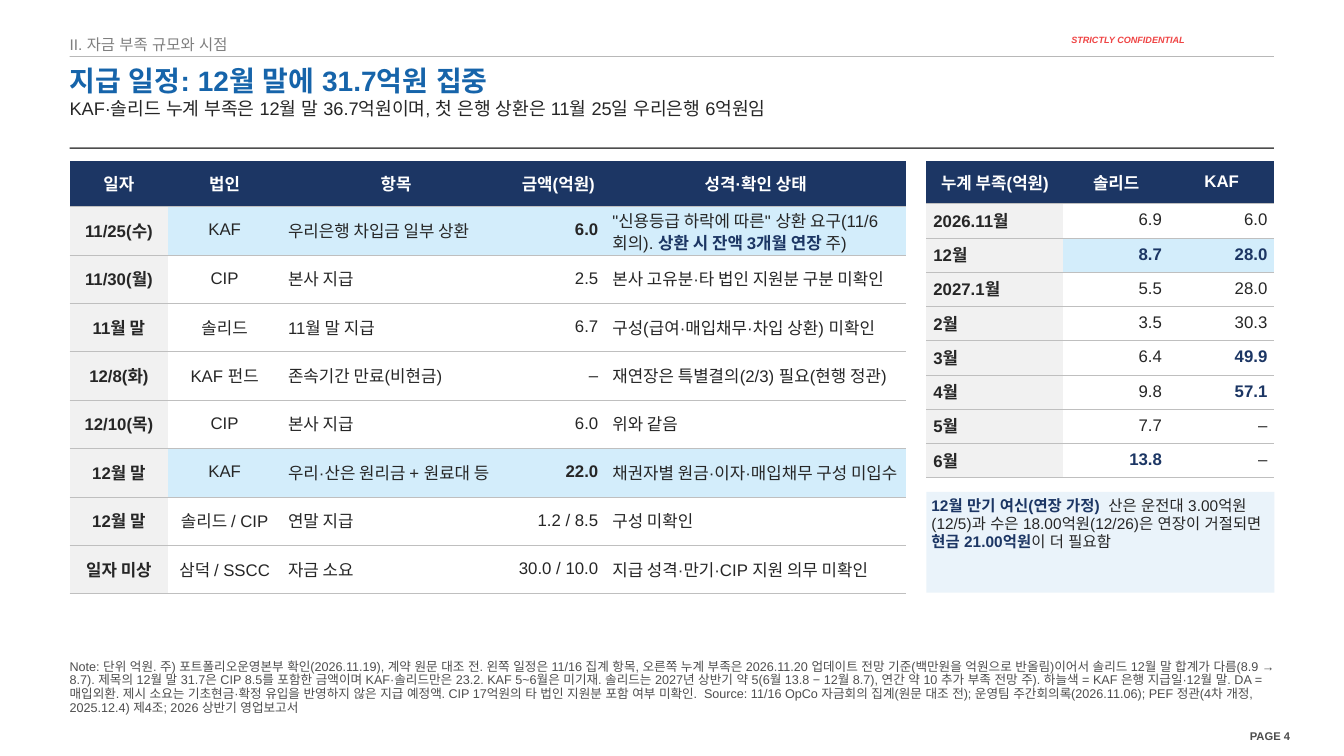
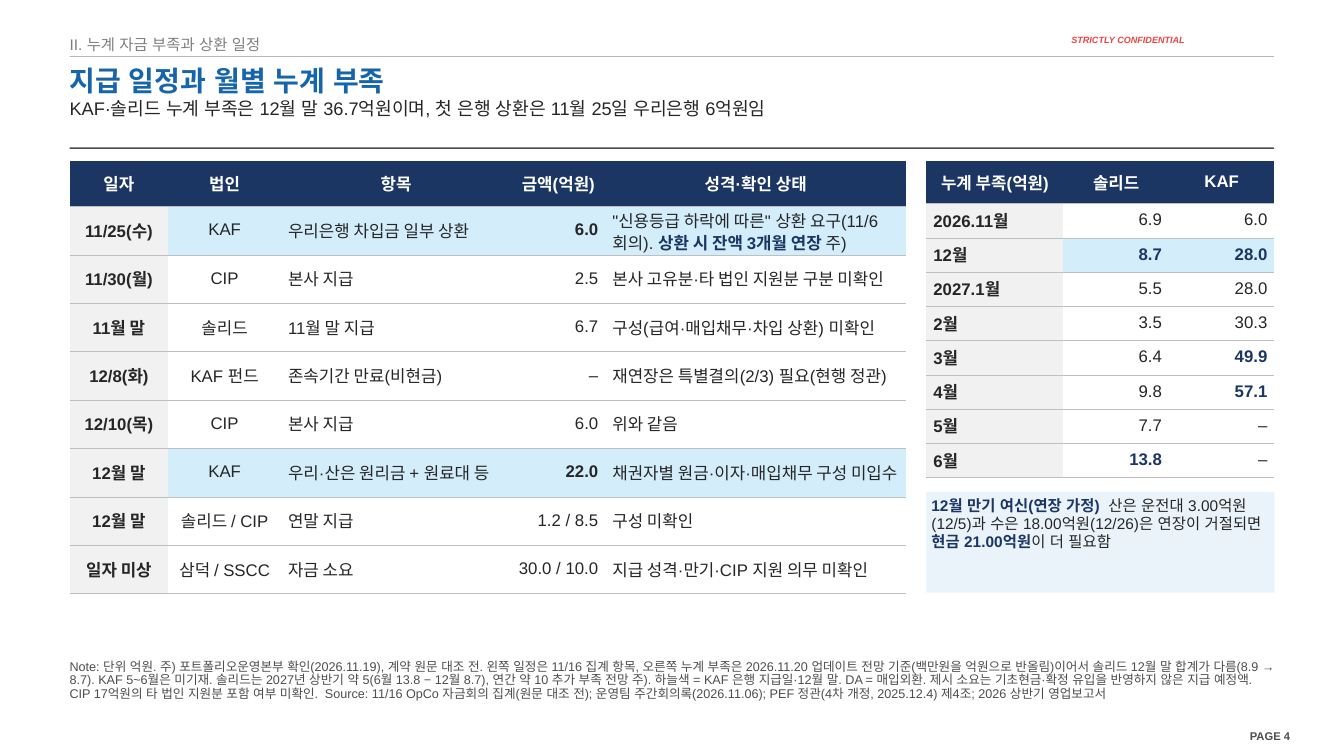
Before and after one commit to jogyesung/GS-Secretary, a slide deck: slide 4 of outputs/CIP_KAF_솔리드_자금조달차질_시나리오_20261120v5.pptx. Drawn at 1344x756 pixels with LibreOffice and Linux fonts; fonts in the diff are those of the drawing; background and template pictures are left out. Boxes give left, top, right and bottom in pixels: in the first picture for what was removed or moved away, otherwise in the second. Text is boxed around its words. In the diff, an @@ line names an element or a change of style, - is before the commit and + after.

```diff
--- a/outputs/CIP_KAF_솔리드_자금조달차질_시나리오_20261120v5.pptx
+++ b/outputs/CIP_KAF_솔리드_자금조달차질_시나리오_20261120v5.pptx
@@ text at [70, 37, 260, 51]: text changed @@
-II. 자금 부족 규모와 시점
+II. 누계 자금 부족과 상환 일정
@@ title at [70, 67, 385, 94]: text changed @@
-지급 일정: 12월 말에 31.7억원 집중
+지급 일정과 월별 누계 부족
@@ text at [70, 660, 1259, 701]: text changed @@
-Note: 단위 억원. 주) 포트폴리오운영본부 확인(2026.11.19), 계약 원문 대조 전. 왼쪽 일정은 11/16 집계 항목, 오른쪽 누계 부족은 2026.11.20 업데이트 전망 기준(백만원을 억원으로 반올림)이어서 솔리드 12월 말 합계가 다름(8.9 → 8.7). 제목의 12월 말 31.7은 CIP 8.5를 포함한 금액이며 KAF·솔리드만은 23.2. KAF 5~6월은 미기재. 솔리드는 2027년 상반기 약 5(6월 13.8 − 12월 8.7), 연간 약 10 추가 부족 전망 주). 하늘색 = KAF 은행 지급일·12월 말. DA = 매입외환. 제시 소요는 기초현금·확정 유입을 반영하지 않은 지급 예정액. CIP 17억원의 타 법인 지원분 포함 여부 미확인. Source: 11/16 OpCo 자금회의 집계(원문 대조 전); 운영팀 주간회의록(2026.11.06); PEF 정관(4차 개정, 2025.12.4) 제4조; 2026 상반기 영업보고서
+Note: 단위 억원. 주) 포트폴리오운영본부 확인(2026.11.19), 계약 원문 대조 전. 왼쪽 일정은 11/16 집계 항목, 오른쪽 누계 부족은 2026.11.20 업데이트 전망 기준(백만원을 억원으로 반올림)이어서 솔리드 12월 말 합계가 다름(8.9 → 8.7). KAF 5~6월은 미기재. 솔리드는 2027년 상반기 약 5(6월 13.8 − 12월 8.7), 연간 약 10 추가 부족 전망 주). 하늘색 = KAF 은행 지급일·12월 말. DA = 매입외환. 제시 소요는 기초현금·확정 유입을 반영하지 않은 지급 예정액. CIP 17억원의 타 법인 지원분 포함 여부 미확인. Source: 11/16 OpCo 자금회의 집계(원문 대조 전); 운영팀 주간회의록(2026.11.06); PEF 정관(4차 개정, 2025.12.4) 제4조; 2026 상반기 영업보고서
```
Also in this commit, not shown: 20 other slides changed, 1 other file.
